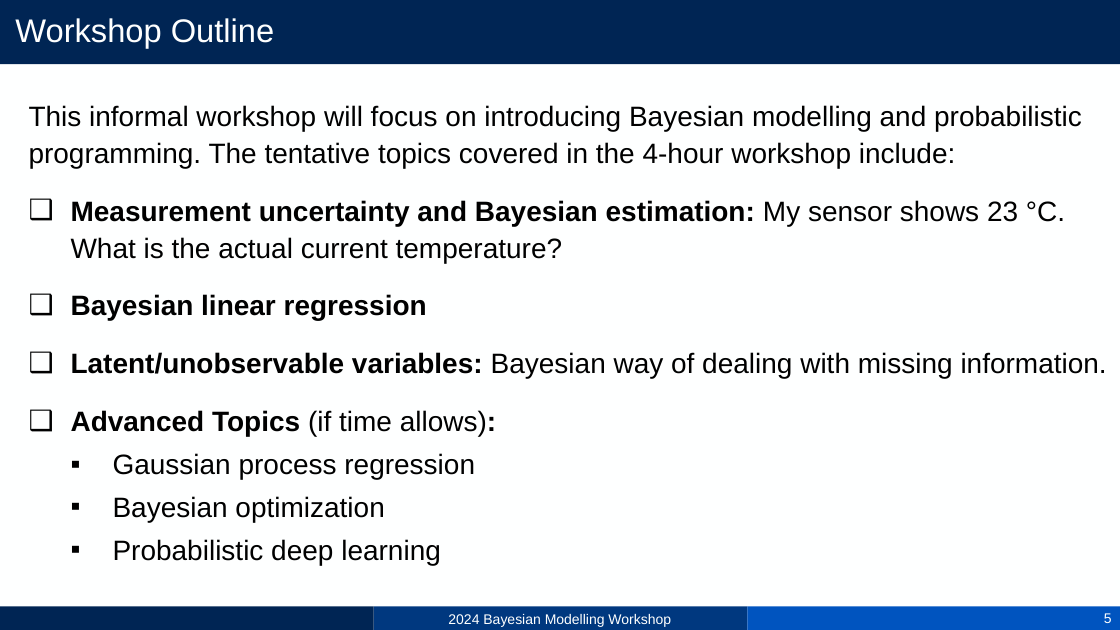
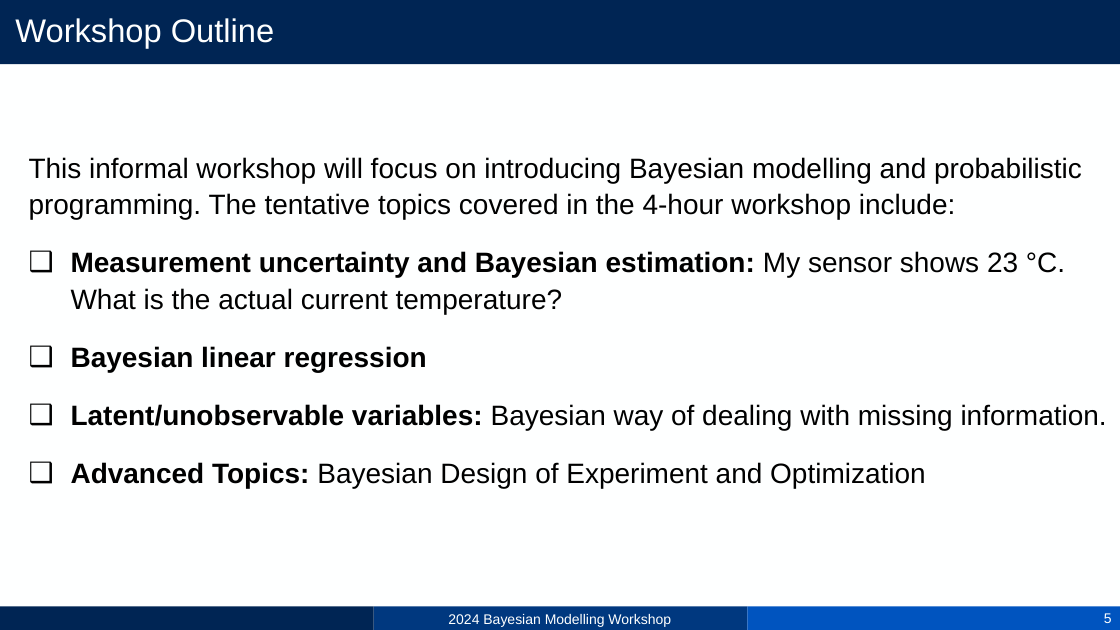
Before and after one commit to sjae-lee/IIB-training, a slide deck: slide 5 of bayesian-modelling/1_Estimation.pptx. Drawn at 1120x630 pixels with LibreOffice and Linux fonts; fonts in the diff are those of the drawing. Boxes give left, top, right and bottom in pixels: in the first picture for what was removed or moved away, otherwise in the second. Text is boxed around its words. In the diff, an @@ line names an element or a change of style, - is before the commit and + after.

```diff
--- a/bayesian-modelling/1_Estimation.pptx
+++ b/bayesian-modelling/1_Estimation.pptx
@@ text "This informal workshop will focus ...": place and size @@
-text "This informal workshop will focus ..." at [29,105,1107,565]
+text "This informal workshop will focus ..." at [29,157,1107,488]
@@ text at [71,462,926,488]: text changed @@
-❑ Advanced Topics (if time allows):
-  ▪ Gaussian process regression
-  ▪ Bayesian optimization
-  ▪ Probabilistic deep learning
+❑ Advanced Topics: Bayesian Design of Experiment and Optimization
```
Also in this commit, not shown: 3 other files.
